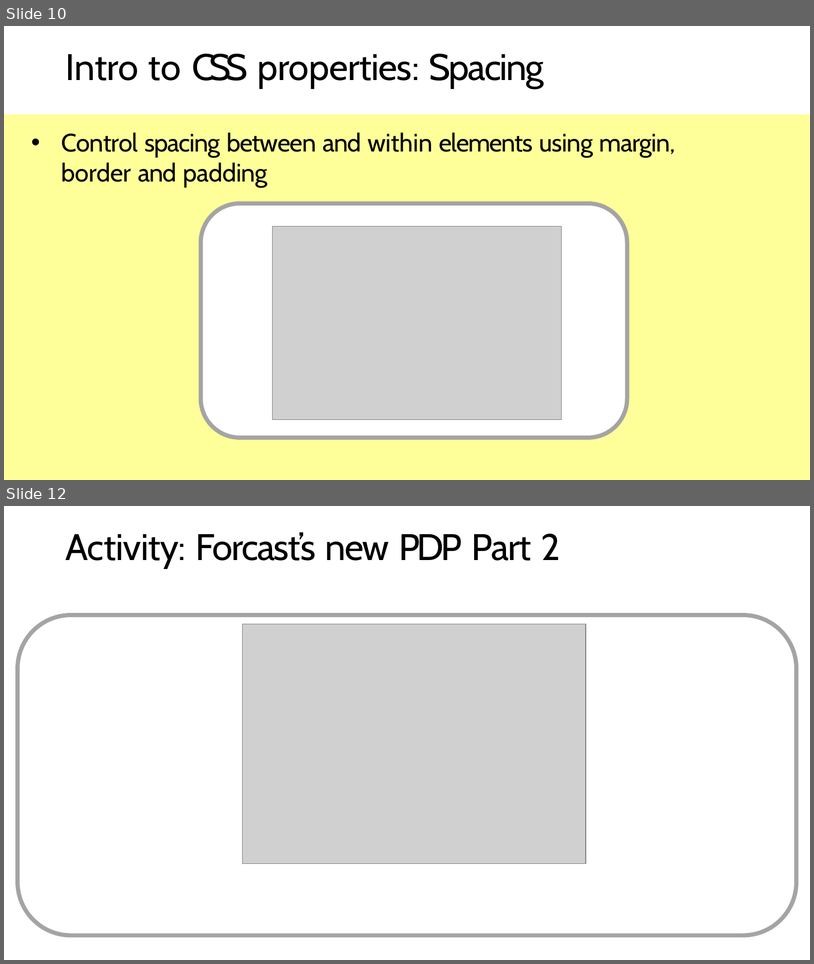
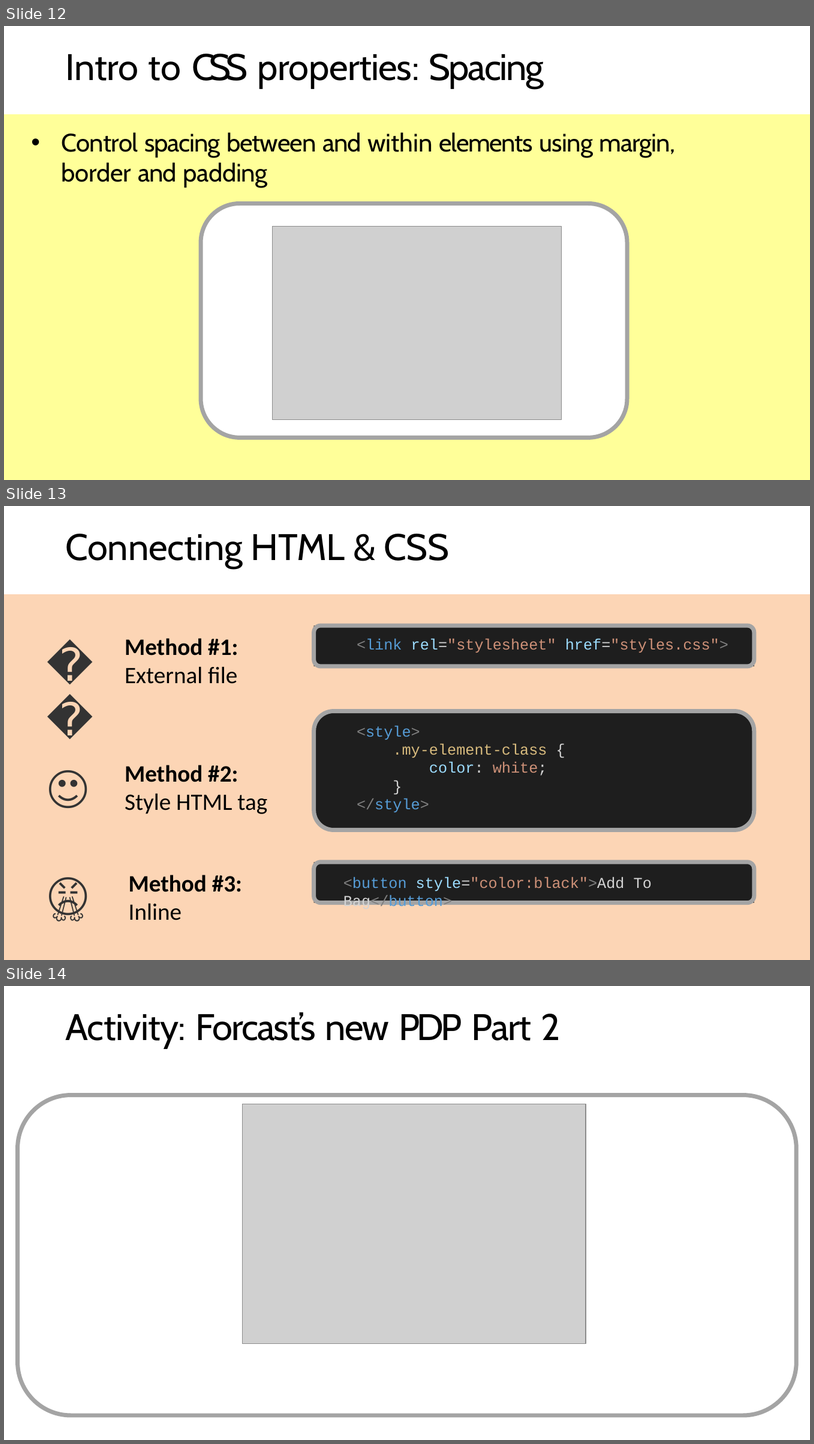
Before and after one commit to cheajer/html-css-forcast, a slide deck: Workshop PPT/HTML CSS Workshop #3.pptx. Shown one above the other, each under a label of ours: slides 10 and 12 before the commit, slides 12, 13 and 14 after it; the slides between them are not shown. The pictures are 814x964 and 814x1444 pixels, drawn with LibreOffice and Linux fonts; fonts in the diff are those of the drawing; grey boxes stand for pictures. Boxes give left, top, right and bottom in pixels: in the first picture for what was removed or moved away, otherwise in the second. Text is boxed around its words. In the diff, an @@ line names an element or a change of style, - is before the commit and + after.

```diff
--- a/Workshop PPT/HTML CSS Workshop #3.pptx
+++ b/Workshop PPT/HTML CSS Workshop #3.pptx
@@ slide 13 added at <box>4,506,810,960</box>, background #FFFFFF @@
@@ freeform shape added at <box>4,506,810,960</box>, fill #FCD5B5, 18 pt, text #333333 @@
+🙂
@@ freeform shape added at <box>4,506,810,594</box>, fill #FFFFFF @@
@@ freeform shape added at <box>4,506,810,594</box>, outline #FFFFFF 1 pt @@
@@ title added at <box>65,534,449,568</box>, 44 pt, text #000000 @@
+Connecting HTML & CSS
@@ snip rect added at <box>314,626,755,666</box>, fill #1E1E1E @@
@@ rounded rectangle added at <box>314,626,755,666</box>, outline #A4A4A4 5 pt @@
@@ text added at <box>42,633,71,694</box>, 54 pt, text #333333 @@
+😇
@@ text added at <box>125,638,238,684</box>, 28 pt, text #000000 @@
+Method #1:
+External file
@@ text added at <box>357,639,729,652</box>, 18 pt, text #CE9178 @@
+<link rel="stylesheet" href="styles.css">
@@ rounded rectangle added at <box>314,711,755,829</box>, fill #1E1E1E @@
@@ rounded rectangle added at <box>314,711,755,829</box>, outline #A4A4A4 5 pt @@
@@ text added at <box>357,726,548,812</box>, 18 pt, text #D7BA7D @@
+<style>
+.my-element-class {
+color: white;
+}
+</style>
@@ text added at <box>42,754,115,815</box>, 54 pt, text #333333 @@
+🙂
@@ text added at <box>125,765,267,814</box>, 28 pt, text #000000 @@
+Method #2:
+Style HTML tag
@@ text added at <box>42,864,115,925</box>, 54 pt, text #333333 @@
+😤
@@ snip rect added at <box>314,862,755,902</box>, fill #1E1E1E @@
@@ rounded rectangle added at <box>314,862,755,902</box>, outline #A4A4A4 5 pt @@
@@ text added at <box>129,874,242,920</box>, 28 pt, text #000000, bold @@
+Method #3:
+Inline
@@ text added at <box>344,877,652,911</box>, 18 pt, text #CE9178 @@
+<button style="color:black">Add To Bag</button>
@@ what was slide 10 is now slide 12 @@
@@ what was slide 12 is now slide 14 @@
```
Also in this commit, not shown: 2 slides changed, 1 other slide added, 1 other file.
